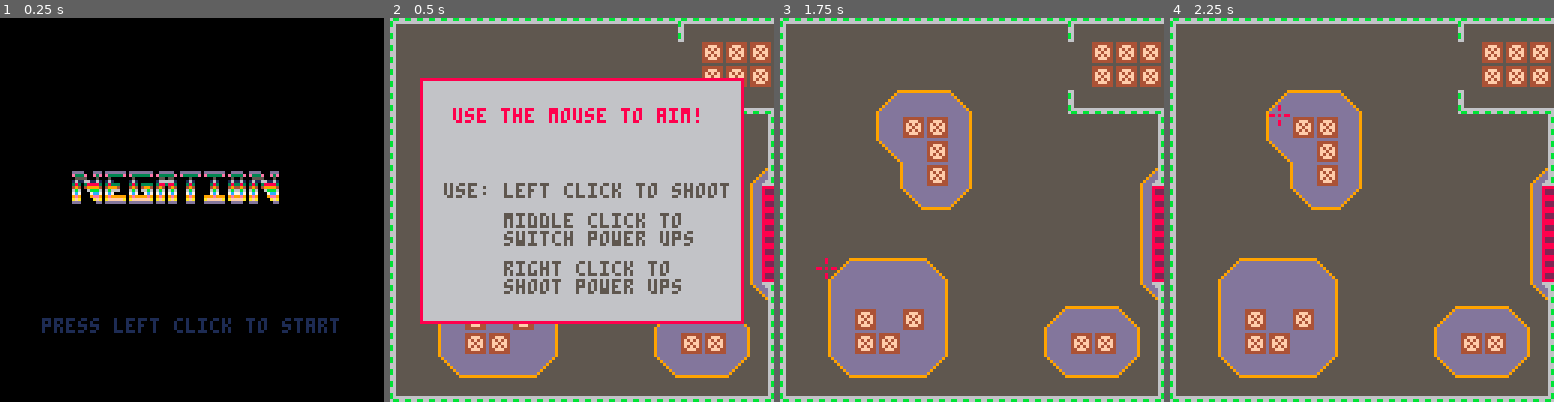
Above: before the commit, frames 1-4 (left to right).
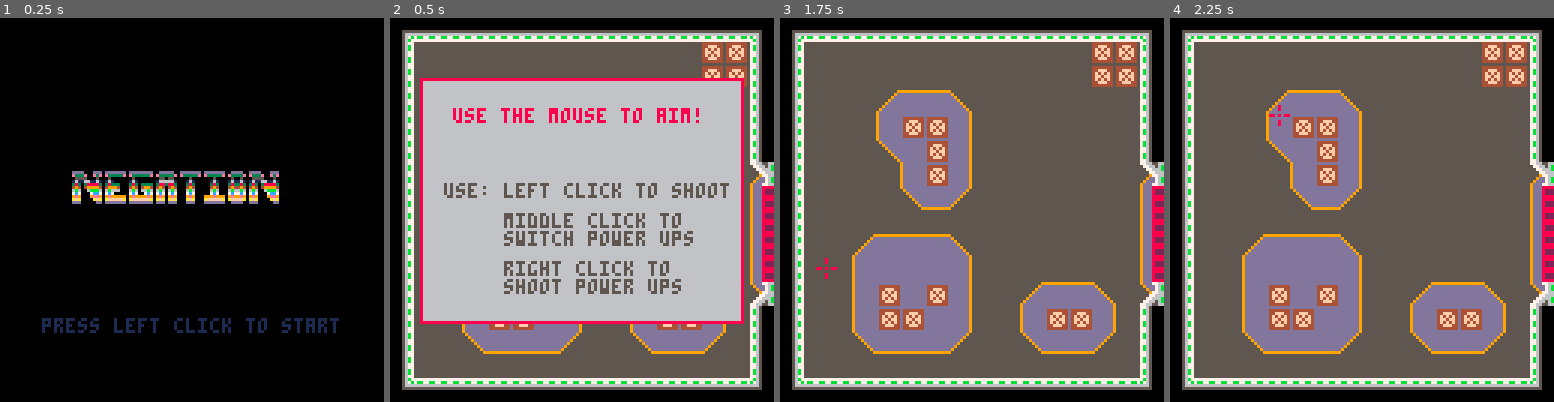
Above: after the commit, the same moments.

Repository: kbrewington/Negation
Game: PICO-8 cartridge negation.p8
Same seed, same stepped clock (60 frames per second), same inputs: the game is played once before the commit and once after it.
Inputs (mouse positions are in pixels of both pictures, inside the frame that each line leads up to):
- Up to frame 1 (0.25 s): no input
- Up to frame 2 (0.5 s): tap X (X key) at 0.33 s
- Up to frame 3 (1.75 s): click (1060, 121) at 0.67 s; tap O (Z key) at 0.7, 1.7 s; tap X (X key) at 1.07 s; click (826, 267) at 1.22 s; hold Right from 1.6 s (still down)
- Up to frame 4 (2.25 s): click (1277, 114) at 1.77 s; tap X (X key) at 1.85 s; release Right at 2.1 s; tap O (Z key) at 2.1 s; hold Up from 2.15 s (still down)

Frame 1 is identical in both runs. In frame 2, 25% of the frame differs, in the area x 0-100%, y 0-100%; in frame 3, 33%; in frame 4, 33%.

Commit message:
THickened walls of first level to 8 pixels, added bridge before temple

Diff:
--- a/negation.p8
+++ b/negation.p8
@@ -1570,25 +1570,25 @@
 
 
 __gff__
-0000000000000101000001860000000000000000000000000101010100060000000000000001000000000000000000000000000000000000000000000000000000000000000000000000000000000000000000000000000000000000000000000000000000000000000000000000000000000000000000000000000000000000
-0000000000000000000000000000000000000000000000000000000000000000000000000000000000000000000001000000000000000000000000000000000000000082828282820082820000000000000000828280000100000102000000000000008200000001000100000000000000000000000000010100010100000101
+0000000000000101000001860000000000000000000000000101010100060000000000000001000001000000000000000000000000000000010000000000000000000000000000000000000000000000000000000000000000000000000000000000000000000000000000000000000000000000000000000000000000000000
+0000000000000000000000000000000000000000000000000000000000000000000000000000000000000000000001000000000000000000000000000000000000000082828282820082820000000000000000828280000101010102000000000000008200000001010101000000010100000000000000010100010100000101
 __map__
-eaefefefefefefefefefefefeaefefeffefafacbccc5dbdbdbdbdbdbdbdbdbc3dcc1dcdce0e0e1f0f0f0f0f0f0f0f0f0f0e5f0e5f5f5f5f5f5f5f5f5f5f5f5c5dbc6f5f5f5f5f5f5f50af31d1d1d1d1d1d1d1d1d1d1d1d1d1d1d1d3b3c3b3c3b3c3b3c3b3c3b3c3b3c3b3c1d1d1d1d1d1d1d1d1d1d1d1d1d1d1d1d0000000000
-fecbcbcbcbcbcbcbcbcbcbcbcbfafafafefafacbccc5dbdbdbdbdbdbdbdbc6dcdcdcdce0e1f0f0f0f0f1f0f0f0f0f1f0f0f0f5f5e5f5f5f6f5f5f5f5f5f5f5c5dbc6f5f6f5f5f5f5f50af31dc0c01d1d1df3f3f3f31d1d1dc0c01d2b2c2b2c2b2c2b2c2b2c2b2c2b2c2b2c1d1d1d1d1d1d1d1d1d1d1d1d1d1d1d2b0000000000
-fecbcbcbcbcbcbcbcbcbcbcbcbfafafafefafacbccc4dbdbdbdbdbdbdbdbc3dcdcdce0dce0e1f0f0f0f0f0f0f0f0f0f0f0e5f0f5f5f5f5f5f5f5f5f6f5f5f5c5dbc6f5f5f5f5f5f5f50af31dc00b1df3f3f3f3f3f3f3f31d0bc01d3b3c3bdadada3b3c3b3c3b3c3b3c3b3c1d1d1d1d1d1d1d1d1d1d1d1d1d2b2c3b0000000000
-fecbcbcbcefdfdcfcbcbcbcbd9eeeeeefefacbcbccdcc5dbdbdbdbdbdbc3c1dcdcdce0e1dcdcf0f0f0f0f0f0f1f0f0f0f0f0f5f5f5f5f5f5f5f5f5f5f5f5f5c5dbc6f5f5f5f5f5f5f50af31d0b1df32b2c2b2c2b2c2b2cf31d0b1d2b2c2bda2b2c2b2c2b2c2b2c2b2c2b2c1d1dc01dc01dc01d1d1d1d2b2c3b3c2b0000000000
-fecbcbcbcdfbfbfccbcbcbcbcbcbcbfffecbcbcbccdcc4cacacacacac3dcdcdcc1dcdce0dce0e1f0f0f1f0f0f0f0f0f0f0f0e5f5f5f6f5f5f5f5f5f5f5f5f5c5dbc6f6f5f5f5f5f51819f3f3f3f3f33b3c3b3c3b3c3b3cf3f3f3c0c03c3bda3b3c3b3c3b3c3b3c3b3c3bc0f3f3f3f3f3f3f3f3f32b2c3b3c2b2c3b0000000000
-fecbcbcbdeddfbfccbcbcbcbcbcbcbfffecbcbcbccdcdcc1dcdcdcdcdcdcdcdcdcdcdcdce0e1f0f0f0f0f0f0f0f0f2f2f2f0f5f5f5f5f5f5f5f6f5f5f5f6f5c5dbc6f5f5f5f5f5d3f3c0c02b2c2b2c2b2cc0f3f3c02b2c2b2c2b2cf3f32b2c2b2cc0c0c0c02b2c2b2cf3f3f32b2c2b2c2b2c2b2c3b3c2b2c3b3c2b0000000000
-fecbcbcbcbcdfbfccbcbcbcbcbcbcbf8d7cbcbcbccdcdcdcdcdcc1dcdcdcc1dcdcdcc1e0e1f0f0f0f0f0f0f0f0f2f2f2f2f2f2d0d0d0d0d0d0d0d0d0d0d6f5c7dbdbd4f5f5f5d3f3f3c0f33b3c3b3c3b3cf30b0bf33b3c3b3c3b3cf3f33b3c3b3cc0292ac03b3c3b3cf3f3f33b3c3b3c3b3c3b3c2b2c3b3c2b2c3b0000000000
-fecbcbcbcbdeeddfcbcbcbcbcbcbcbebeccbcbcbccdcdcdcdcdcdcdcdcdcdcdcdcd0d0d0f2d0d0f0f0f1f0f0d0f2f2f0f0f2d0d0d0d0d0d0d0d0d0d0d0e6f5f5c5dbc6f5f5d3f3f3f3f3f32b2c2b2c2b2cf31d1df32b2c2b2c2b2cf3f32b2c2b2cc0393ac02b2c2b2cf3f3f32b2c2b2c2b2c2b2c3b3c2b2c3b3c2b0000000000
-fecbcbcbcbcbcbcbcbcbcbcbcbcbcbebeccbcbcbd0d0d0c1dcdcdcdcc1d0d0d0f2d0f2d0d0f2d0d0d0f2d0d0f2d0f0f0f0f0f0e5f5f5f5f5f5f5f5f5f5f5f6f5c5dbc6f5f5e3f4f3f3f3f33b3c3b3c3b3cf31d1df33b3c3b3c3b3cf3f33b3c3b3cc0c0c0c03b3c3b3cf3f3f33b3c3b3c3b3c3b3c2b2c3b3c2b2c3b0000000000
-fecbcbcbcbcbcbcbcbcbcbcbcbcbcbebeccbcbcbd0d0d0d0d0d0dcd0d0d0d0d0d0dce0e1e1f0d0f2f2d0f2d0f0f0f0f0f0e5f5f5f5f5f5f5f5f5f5f5f5f5f5f5c5dbc6f5f5f5e3f4f3c0f32b2c2b2c2b2cc0f3f3c02b2c2b2c2b2cf3f32b2c2b2c2b2c2b2c2b2cda2cf3f3f32b2c2b2c2b2c2b2c3b3c2b2c3b3c2b0000000000
-fecbcefdfdfdcfcbcbcbcbcbcbcbcbebeccbcbcbccdcd0d0d0d0d0d0d0dcdcdcdcdcdce0e0f0f0f0f0f0f0f0f0f0f0f0f0f0e5f5f5f5f5f5f5f5f5f5f5f5f5f5c5dbc6f5f5f5f5e309c8c03b3c3b3c3b3c2b2c2b2c3b3c3b3c3b3cf3f33b3c3b3c3b3c3b3c3b3cda3cf3f3f33b3c3b3c3b3c3b3c2b2c3b3c2b2c3b0000000000
-fecbcdddddddfccbcbcbcbcbcbcbcbf7e7cbcbcbccdcc1dcdcdcdcdcdcdcdcc1dcdce0e1f0f0e1f0f0f0f1f0f0f1f0f0f0e5f0f5f5f5f5f5f5f5f5f5f5f5f5f5c5dbc6f5f5f5f5f51a1bf3f3f3f3f32b2c3b3c3b3c2b2cf3f3f3c0c02c2b2c2b2c2b2c2b2cdadada2c2bc0f3f3f3f3f3f3f3f3f33b3c2b2c3b3c2b0000000000
-fecbcdfbddfbfccbcbcbcbcefdfdcffffecbcbcbccdcdcdcdcdcdcdcc1dcdcdcdcdcc1e0e1f0f0f0f0f0f0f0f0f0f0f0f0f0f5f5f5f5f6f5f5f6f5f5f5f5f5f5c5dbc6f5f5f5f5f5f50af30b0b0bf33b3c2b2c2b2c3b3cf30b0b0b3b3c3b3c3b3c3b3c3b3c3b3c3b3c3b3c0b0bc00bc00bc00b0b0b0b3b3c2b2c3b0000000000
-fecbcdfbfbddfccbcbcbcbcdfbfbfcfffefacbcbccdcdcdcc1dcdcdcdcdcdcdcdcdce0dce1f0f0f0f0f1f0f0f0f0f0f0f0e5f5e5f5f5f5f5f5f5f5f5f5f5f5f5c5dbc6f5f5f5f5f5f50af31dc01d0bf3f33b3c3b3cf3f30b1dc01d2b2c2b2c2b2c2b2c2b2c2b2c2b2c2b2c1d1d0b1d0b1d0b1d1d1d1d0b0b3b3c2b0000000000
-fecbdeedededdfcbcbcbcbdeededdffffefafacbccdcc1dcdcdcdcdcdcdcc1dcdcdce0e1f0f0e1f0f0f0f0f0f0f1f0f0f0f0e5f5f5f5f5f5f5f5f5f6f5f5f6f5c5dbc6f5f5f5f5f5f50af31dc0c01d0b0bf3f3f3f30b0b1dc0c01d3b3c3b3c3b3c3b3c3b3c3b3c3b3c3b3c1d1d1d1d1d1d1d1d1d1d1d1d1d0b0b3b0000000000
-d9eeeeeeeeeeeeeeeeeeeeeeeeeeeee8fefafafaccdcdcdcdcdcdcdcc1dcdcdcdce0e0e1f0e1f0f0f0f0f1f0f0f0f0f0f0e5f5e5f5f5f5f6f5f5f5f5f5f5f5f5c5dbc6f5f5f5f5f5f50ae41d0b0b1d1d1d0b0b0b0b1d1d1d0b0b1d2b2c2b2c2b2c2b2c2b2c2b2c2b2c2b2c1d1d1d1d1d1d1d1d1d1d1d1d1d1d1d0b0000000000
+eaefefefefefefefefefefefefefefd8fefafacbccc5dbdbdbdbdbdbdbdbdbc3dcc1dcdcdcdce1f0f0f0f0f0f0f0f0f0f0f0f0e5f5f5f5f5f5f5f5f5f5f5f5c5dbc6f5f5f5f5f5f5f50af31d1d1d1d1d1d1d1d1d1d1d1d1d1d1d1d3b3c3b3c3b3c3b3c3b3c3b3c3b3c3b3c1d1d1d1d1d1d1d1d1d1d1d1d1d1d1d1d0000000000
+fecbcbcbcbcbcbcbcbcbcbcbcbfafafffefafacbccc5dbdbdbdbdbdbdbdbc6dcdcdcdcdce1f0f0f0f0f1f0f0f0f0f1f0f0f0e5f5f5f5f5f6f5f5f5f5f5f5f5c5dbc6f5f6f5f5f5f5f50af31dc0c01d1d1df3f3f3f31d1d1dc0c01d2b2c2b2c2b2c2b2c2b2c2b2c2b2c2b2c1d1d1d1d1d1d1d1d1d1d1d1d1d1d1d2b0000000000
+fecbcbcbcbcbcbcbcbcbcbcbcbfafafffefafacbccc4dbdbdbdbdbdbdbdbc3dcdcdcdcdcdce1f0f0f0f0f0f0f0f0f0f0f0f0e5f5f5f5f5f5f5f5f5f6f5f5f5c5dbc6f5f5f5f5f5f5f50af31dc00b1df3f3f3f3f3f3f3f31d0bc01d3b3c3bdadada3b3c3b3c3b3c3b3c3b3c1d1d1d1d1d1d1d1d1d1d1d1d1d2b2c3b0000000000
+fecbcbcbcefdfdcfcbcbcbcbcbcbcbfffefacbcbccdcc5dbdbdbdbdbdbc3c1dcdcdcdcdcdcdce1f0f0f0f0f0f1f0f0f0f0f0e5f5f5f5f5f5f5f5f5f5f5f5f5c5dbc6f5f5f5f5f5f5f50af31d0b1df32b2c2b2c2b2c2b2cf31d0b1d2b2c2bda2b2c2b2c2b2c2b2c2b2c2b2c1d1dc01dc01dc01d1d1d1d2b2c3b3c2b0000000000
+fecbcbcbcdfbfbfccbcbcbcbcbcbcbfffecbcbcbccdcc4cacacacacac3dcdcdcc1dcdcdcdcdce1f0f0f1f0f0f0f0f0f0f0f0e5f5f5f6f5f5f5f5f5f5f5f5f5c5dbc6f6f5f5f5f5f51819f3f3f3f3f33b3c3b3c3b3c3b3cf3f3f3c0c03c3bda3b3c3b3c3b3c3b3c3b3c3bc0f3f3f3f3f3f3f3f3f32b2c3b3c2b2c3b0000000000
+fecbcbcbdeddfbfccbcbcbcbcbcbcbfffecbcbcbccdcdcc1dcdcdcdcdcdcdcdcdcdcdcdcdce1f0f0f0f0f0f0f0f07e797bf0e5f5f5f5f5f5f5f6f5f5f5f6f5c5dbc6f5f5f5f5f5d3f3c0c02b2c2b2c2b2cc0f3f3c02b2c2b2c2b2cf3f32b2c2b2cc0c0c0c02b2c2b2cf3f3f32b2c2b2c2b2c2b2c3b3c2b2c3b3c2b0000000000
+fecbcbcbcbcdfbfccbcbcbcbcbcbcbf8d7cbcbcbccdcdcdcdcdcc1dcdcdcc1dcdcdcc1dce1f0f0f0f0f0f0f0f07ef27af279794e4e4e4e4e4e4e4e4e4ed6f5c7dbdbd4f5f5f5d3f3f3c0f33b3c3b3c3b3cf30b0bf33b3c3b3c3b3cf3f33b3c3b3cc0292ac03b3c3b3cf3f3f33b3c3b3c3b3c3b3c2b2c3b3c2b2c3b0000000000
+fecbcbcbcbdeeddfcbcbcbcbcbcbcbebeccbcbcbccdcdcdcdcdcdcdcdcdcdcdc7873737379797bf0f0f1f0f07ef27df07c7a7a7a4f4f4f4f4f4f4f4f4fe6f5f55e5f6df5f5d3f3f3f3f3f32b2c2b2c2b2cf31d1df32b2c2b2c2b2cf3f32b2c2b2cc0393ac02b2c2b2cf3f3f32b2c2b2c2b2c2b2c3b3c2b2c3b3c2b0000000000
+fecbcbcbcbcbcbcbcbcbcbcbcbcbcbebeccbcbcb737375c1dcdcdcdcc1787373d07474747a7ad07979797979f27df0f0f0f0f0e5f5f5f5f5f5f5f5f5f5f5f6f56e6f7ff5f5e3f4f3f3f3f33b3c3b3c3b3cf31d1df33b3c3b3c3b3cf3f33b3c3b3cc0c0c0c03b3c3b3cf3f3f33b3c3b3c3b3c3b3c2b2c3b3c2b2c3b0000000000
+fecbcbcefdfdfdcfcbcbcbcbcbcbcbebeccbcbcb7474d0737373737373d0747477dcdcdce1f07c7a7a7a7a7d7df0f0f0f0e5f5f5f5f5f5f5f5f5f5f5f5f5f5f5c5dbc6f5f5f5e3f4f3c0f32b2c2b2c2b2cc0f3f3c02b2c2b2c2b2cf3f32b2c2b2c2b2c2b2c2b2cda2cf3f3f32b2c2b2c2b2c2b2c3b3c2b2c3b3c2b0000000000
+fecbcbcdddddddfccbcbcbcbcbcbcbebeccbcbcbccdc7674747474747477dcdcdcdcdcdce1f0f0f0f0f0f0f0f0f0f0f0f0f0e5f5f5f5f5f5f5f5f5f5f5f5f5f5c5dbc6f5f5f5f5e309c8c03b3c3b3c3b3c2b2c2b2c3b3c3b3c3b3cf3f33b3c3b3c3b3c3b3c3b3cda3cf3f3f33b3c3b3c3b3c3b3c2b2c3b3c2b2c3b0000000000
+fecbcbcdfbddfbfccbcbcefdfdcfcbf7e7cbcbcbccdcc1dcdcdcdcdcdcdcdcc1dcdcdce1f0f0f0f0f0f0f1f0f0f1f0f0f0e5f5f5f5f5f5f5f5f5f5f5f5f5f5f5c5dbc6f5f5f5f5f51a1bf3f3f3f3f32b2c3b3c3b3c2b2cf3f3f3c0c02c2b2c2b2c2b2c2b2cdadada2c2bc0f3f3f3f3f3f3f3f3f33b3c2b2c3b3c2b0000000000
+fecbcbcdfbfbddfccbcbcdfbfbfccbfffecbcbcbccdcdcdcdcdcdcdcc1dcdcdcdcdcc1dce1f0f0f0f0f0f0f0f0f0f0f0f0e5f5f5f5f5f6f5f5f6f5f5f5f5f5f5c5dbc6f5f5f5f5f5f50af30b0b0bf33b3c2b2c2b2c3b3cf30b0b0b3b3c3b3c3b3c3b3c3b3c3b3c3b3c3b3c0b0bc00bc00bc00b0b0b0b3b3c2b2c3b0000000000
+fecbcbdeedededdfcbcbdeededdfcbfffefacbcbccdcdcdcc1dcdcdcdcdcdcdcdcdcdcdce1f0f0f0f0f1f0f0f0f0f0f0f0e5f5f5f5f5f5f5f5f5f5f5f5f5f5f5c5dbc6f5f5f5f5f5f50af31dc01d0bf3f33b3c3b3cf3f30b1dc01d2b2c2b2c2b2c2b2c2b2c2b2c2b2c2b2c1d1d0b1d0b1d0b1d1d1d1d0b0b3b3c2b0000000000
+fecbcbcbcbcbcbcbcbcbcbcbcbcbcbfffefafacbccdcc1dcdcdcdcdcdcdcc1dcdcdcdce1f0f0f0f0f0f0f0f0f0f1f0f0e5f5f5f5f5f5f5f5f5f5f5f6f5f5f6f5c5dbc6f5f5f5f5f5f50af31dc0c01d0b0bf3f3f3f30b0b1dc0c01d3b3c3b3c3b3c3b3c3b3c3b3c3b3c3b3c1d1d1d1d1d1d1d1d1d1d1d1d1d0b0b3b0000000000
+d9eeeeeeeeeeeeeeeeeeeeeeeeeeeee8fefafafaccdcdcdcdcdcdcdcc1dcdcdcdcdcdce1f0f0f0f0f0f0f1f0f0f0f0f0f0e5f5f5f5f5f5f6f5f5f5f5f5f5f5f5c5dbc6f5f5f5f5f5f50ae41d0b0b1d1d1d0b0b0b0b1d1d1d0b0b1d2b2c2b2c2b2c2b2c2b2c2b2c2b2c2b2c1d1d1d1d1d1d1d1d1d1d1d1d1d1d1d0b0000000000
 00000000000000000000000000000000000000000000000000000000000000000000000000000000000000000000000000000000000000005c5c5c5c5c5c5c5c00000000000000000000000000000000000000000000000000000000000000000000000000000000000000000000000000000000000000000000000000000000
 0000000000000000000000000000000000000000000000000000000000000000000000000000000000000000000000000000000000000000000000005c5c5c0000000000000000000000000000000000000000000000000000000000000000000000000000000000000000000000000000000000000000000000000000000000
 0000000000000000000000000000000000000000000000000000000000000000000000000000000000000000000000000000000000000000000000000000000000000000000000000000000000000000000000000000000000000000000000000000000000000000000000000000000000000000000000000000000000000000
Not shown, changed: 72 lines of the sprite sheet (__gfx__) section of negation.p8
